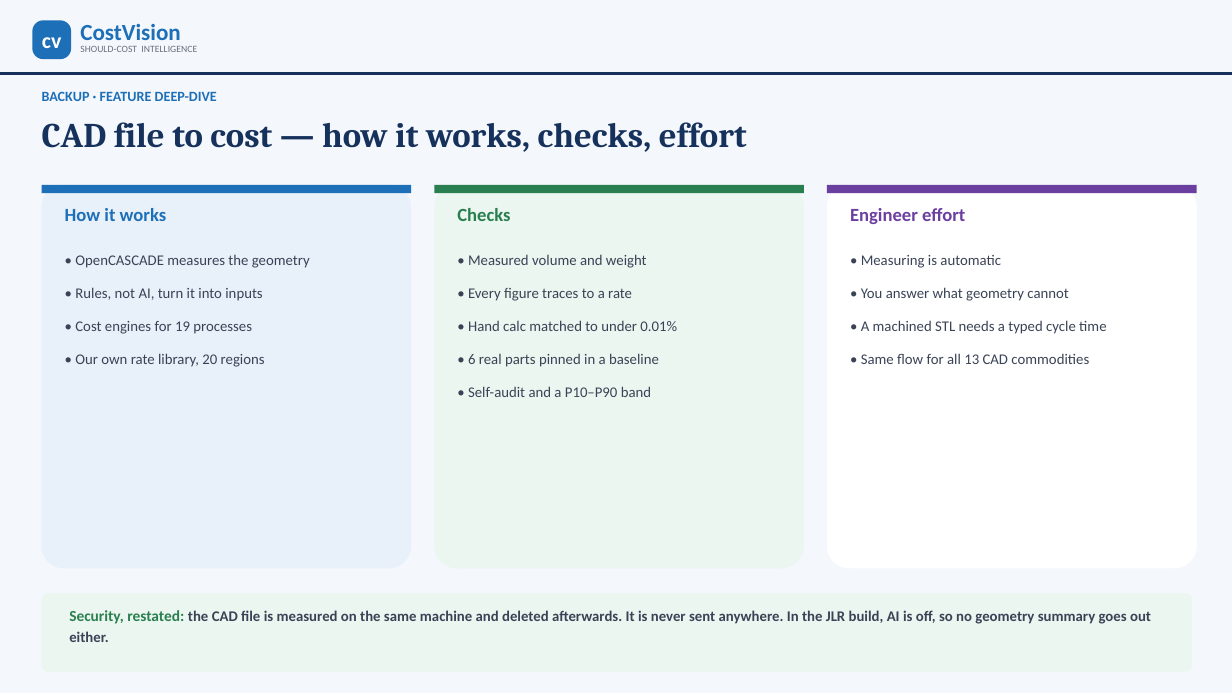
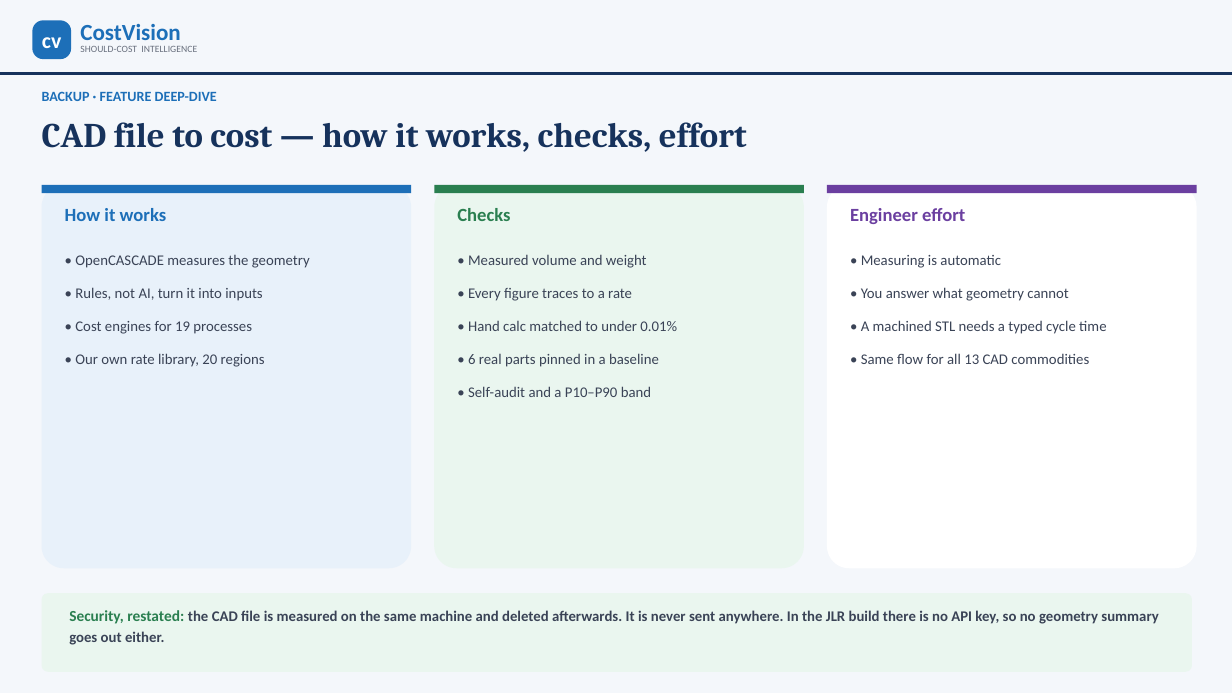
Before and after one commit to bhosaleavinash546/leamington-marathi, a slide deck: slide 29 of CostVision-Implementation-Blueprint.pptx. Drawn at 1232x693 pixels with LibreOffice and Linux fonts; fonts in the diff are those of the drawing. Boxes give left, top, right and bottom in pixels: in the first picture for what was removed or moved away, otherwise in the second. Text is boxed around its words. In the diff, an @@ line names an element or a change of style, - is before the commit and + after.

```diff
--- a/CostVision-Implementation-Blueprint.pptx
+++ b/CostVision-Implementation-Blueprint.pptx
@@ text at box(69, 610, 1158, 645): text changed @@
-Security, restated: the CAD file is measured on the same machine and deleted afterwards. It is never sent anywhere. In the JLR build, AI is off, so no geometry summary goes out either.
+Security, restated: the CAD file is measured on the same machine and deleted afterwards. It is never sent anywhere. In the JLR build there is no API key, so no geometry summary goes out either.
```
Also in this commit, not shown: 15 other slides changed, 18 other files.
